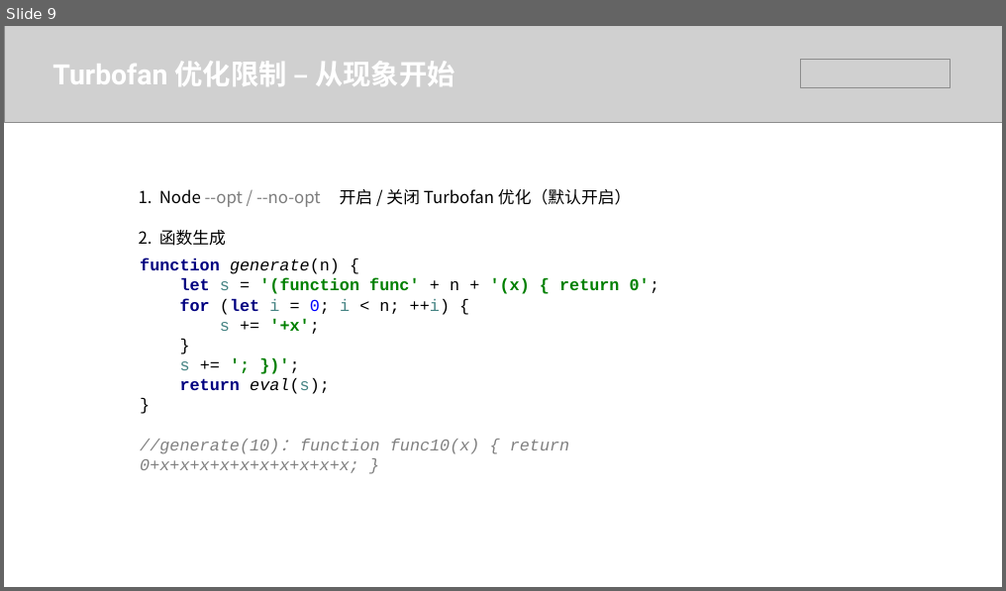
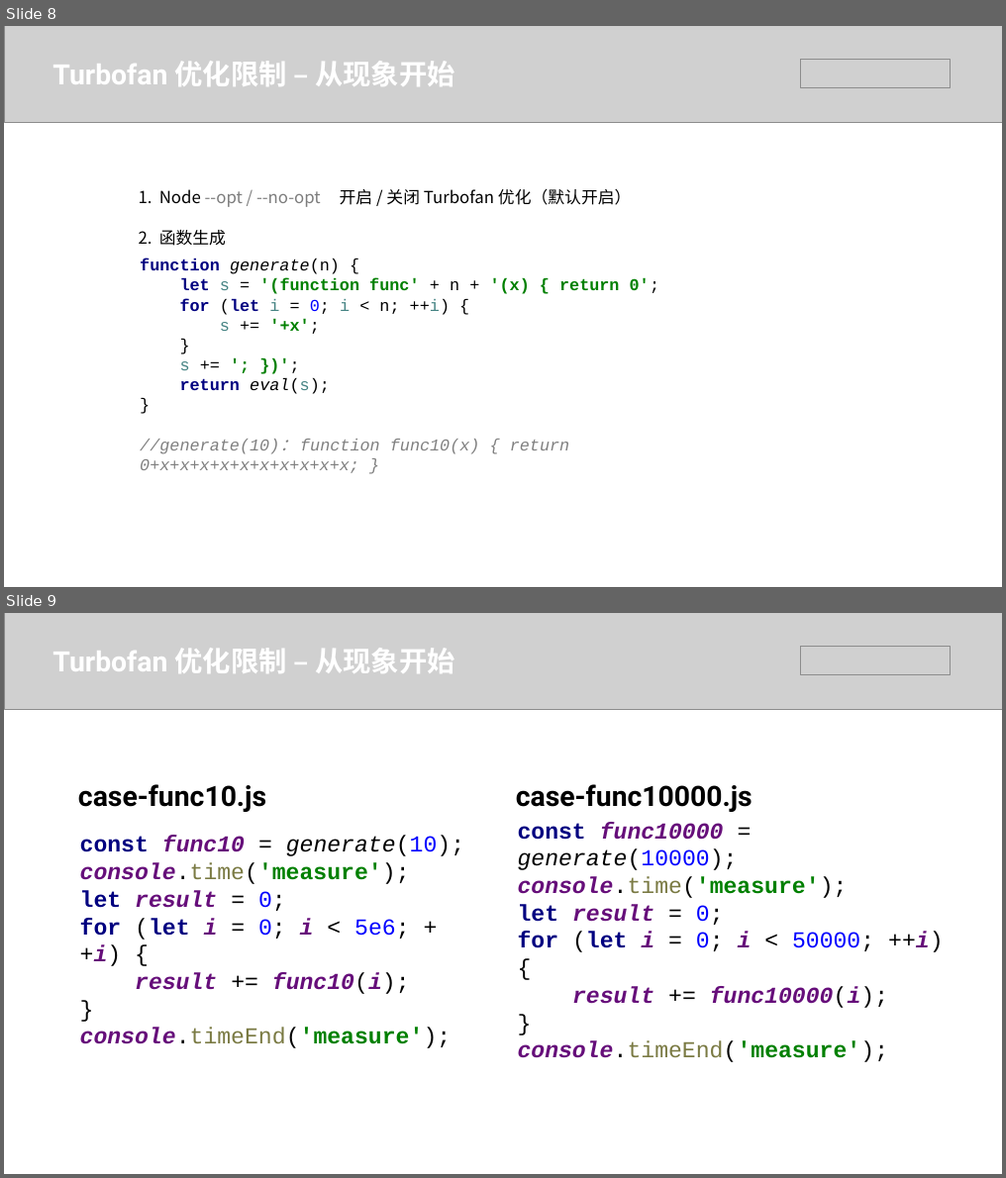
Before and after one commit to hjl19911127/js-performance, a slide deck: 浅析V8聊聊JS性能.pptx. Shown one above the other, each under a label of ours: slide 9 before the commit, slides 8 and 9 after it. The pictures are 1006x591 and 1006x1178 pixels, drawn with LibreOffice and Linux fonts; fonts in the diff are those of the drawing; grey boxes stand for pictures. Boxes give left, top, right and bottom in pixels: in the first picture for what was removed or moved away, otherwise in the second. Text is boxed around its words. In the diff, an @@ line names an element or a change of style, - is before the commit and + after.

```diff
--- a/浅析V8聊聊JS性能.pptx
+++ b/浅析V8聊聊JS性能.pptx
@@ slide 9 added at [4,613,1002,1174], background #FFFFFF @@
@@ picture added at [4,613,1002,709] @@
@@ text added at [53,648,455,673], 54 pt, text #FFFFFF, bold @@
+Turbofan 优化限制 – 从现象开始
@@ picture added at [800,647,949,674] @@
@@ text added at [78,784,266,812], 54 pt, text #000000, bold @@
+case-func10.js
@@ text added at [516,784,752,812], 54 pt, text #000000, bold @@
+case-func10000.js
@@ rectangle added at [76,841,478,1038], fill #FFFFFF, 44 pt, text #660E7A, bold @@
+const func10 = generate(10);
+console.time('measure');
+let result = 0;
+for (let i = 0; i < 5e6; ++i) {
+result += func10(i);
+}
+console.timeEnd('measure');
@@ text added at [518,822,944,1062], 44 pt, text #660E7A, bold @@
+const func10000 = generate(10000);
+console.time('measure');
+let result = 0;
+for (let i = 0; i < 50000; ++i) {
+result += func10000(i);
+}
+console.timeEnd('measure');
@@ what was slide 9 is now slide 8 @@
```
Also in this commit, not shown: 5 slides changed, 3 other slides added, 3 slides removed, 10 other files.
